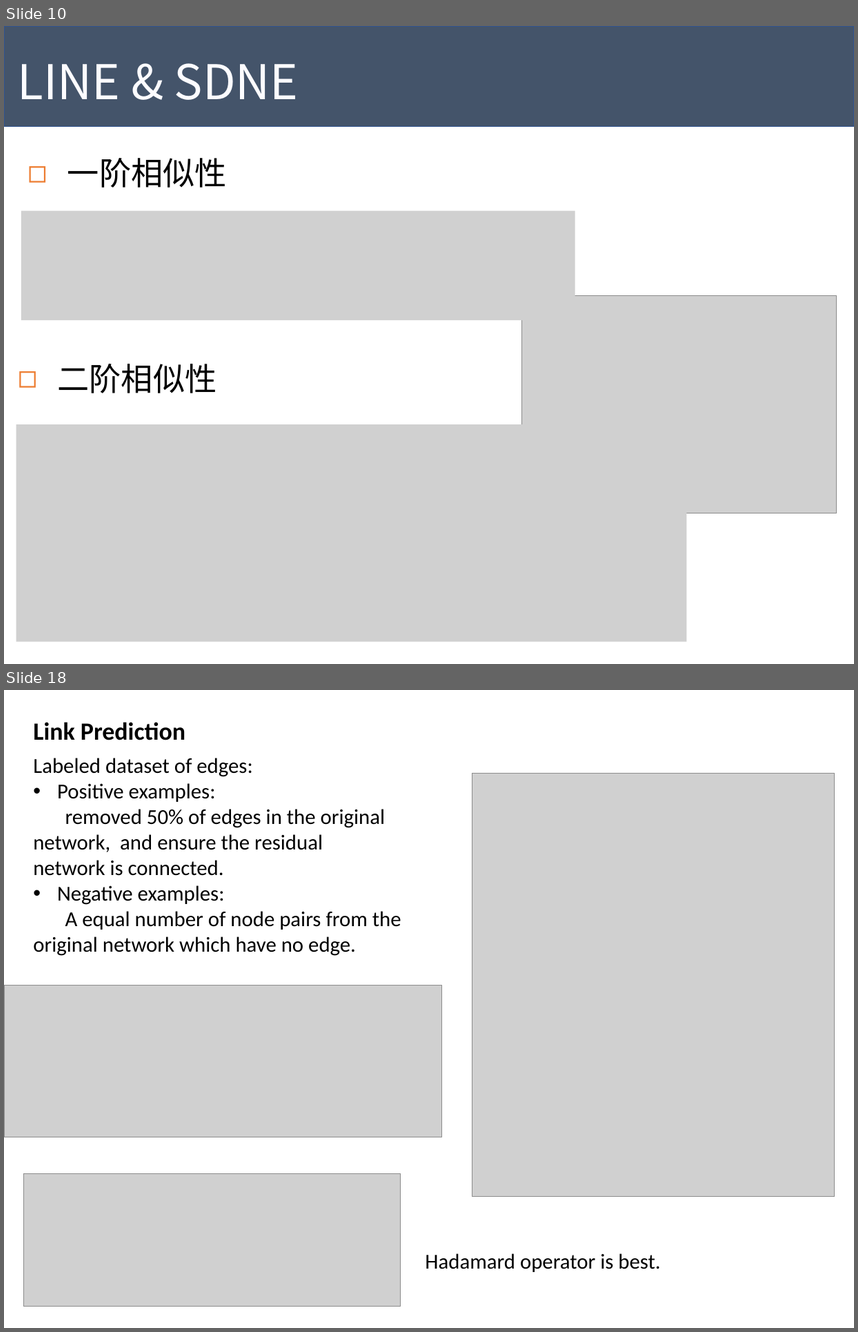
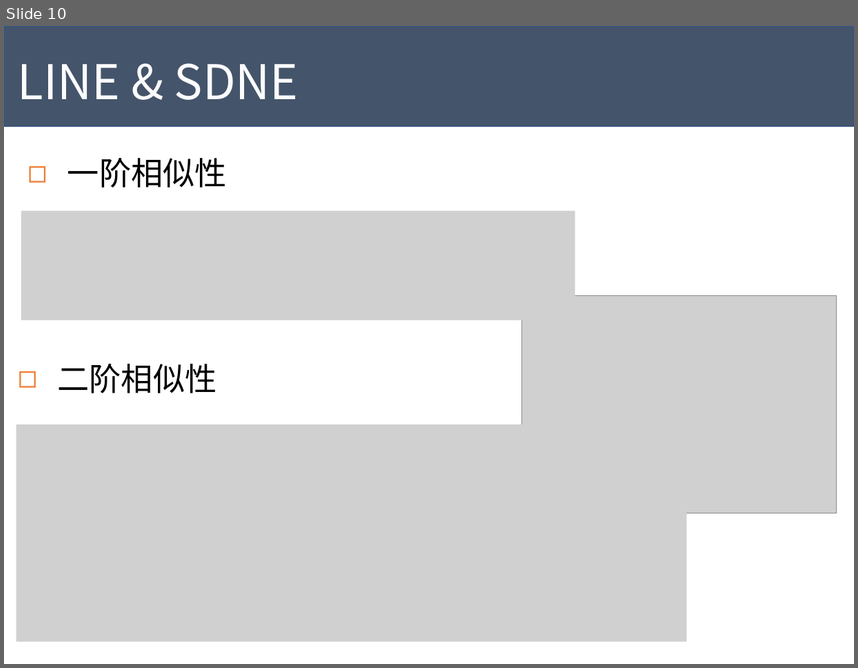
Before and after one commit to Tigerrr07/GNN-tiger, a slide deck: GE.pptx. Shown one above the other, each under a label of ours: slides 10 and 18 before the commit, slide 10 after it; the slides between them are not shown. The pictures are 858x1332 and 858x668 pixels, drawn with LibreOffice and Linux fonts; fonts in the diff are those of the drawing; grey boxes stand for pictures. Boxes give left, top, right and bottom in pixels: in the first picture for what was removed or moved away, otherwise in the second. Text is boxed around its words. In the diff, an @@ line names an element or a change of style, - is before the commit and + after.

```diff
--- a/GE.pptx
+++ b/GE.pptx
@@ slide 18 removed at [4,690,854,1328], background #FFFFFF @@
@@ text removed at [33,722,185,740] @@
-Link Prediction
@@ text removed at [33,758,401,956] @@
-Labeled dataset of edges:
-• Positive examples:
-removed 50% of edges in the original network, and ensure the residual network is connected.
-• Negative examples:
-A equal number of node pairs from the original network which have no edge.
@@ picture removed at [472,773,834,1196] @@
@@ picture removed at [4,985,442,1137] @@
@@ picture removed at [24,1174,401,1306] @@
@@ text removed at [425,1253,660,1272] @@
-Hadamard operator is best.
```
Also in this commit, not shown: 2 slides changed, 8 other slides removed, 1 other file.
